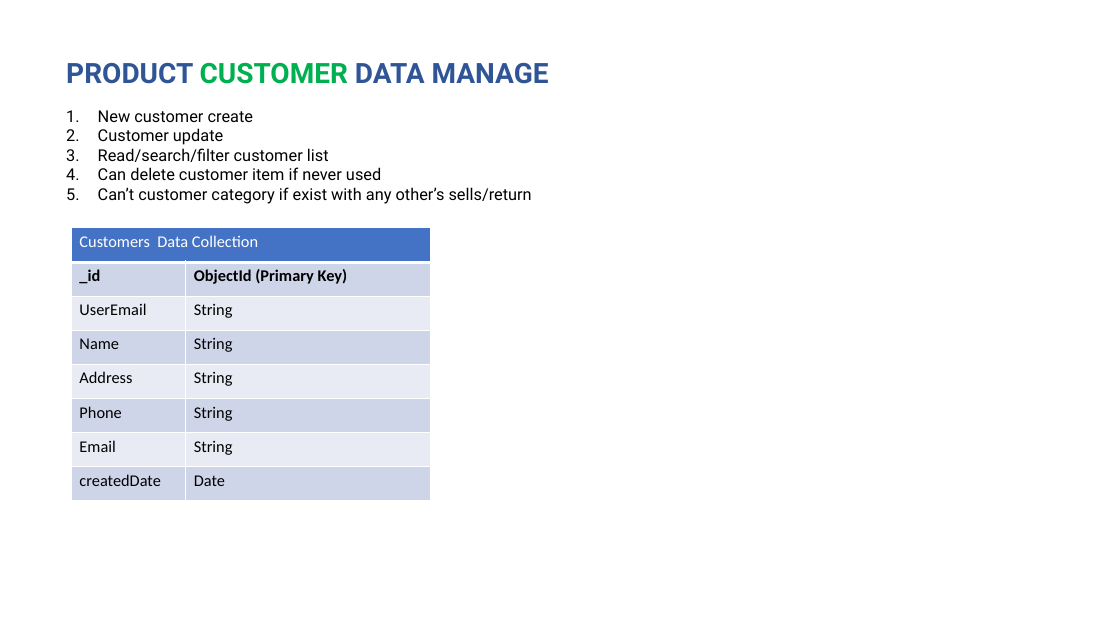
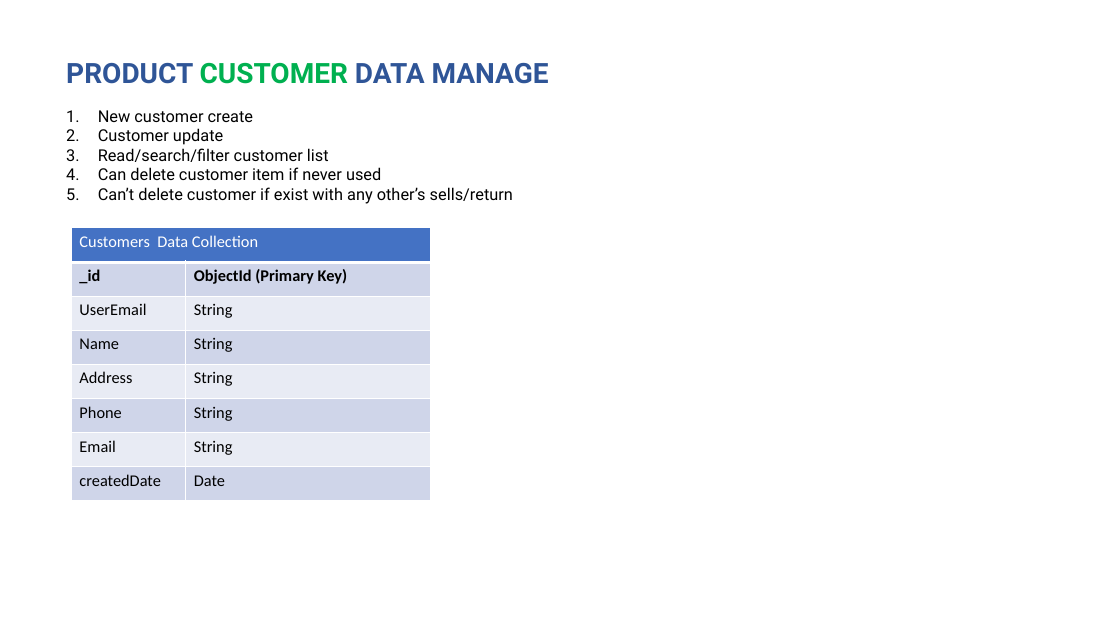
Before and after one commit to rupomsoft/MERN-STACK-Series, a slide deck: slide 12 of Inventory/PPT.pptx. Drawn at 1120x630 pixels with LibreOffice and Linux fonts; fonts in the diff are those of the drawing. Boxes give left, top, right and bottom in pixels: in the first picture for what was removed or moved away, otherwise in the second. Text is boxed around its words. In the diff, an @@ line names an element or a change of style, - is before the commit and + after.

```diff
--- a/Inventory/PPT.pptx
+++ b/Inventory/PPT.pptx
@@ text at (98,187,513,204): text changed @@
-5. Can’t customer category if exist with any other’s sells/return
+5. Can’t delete customer if exist with any other’s sells/return
```
Also in this commit, not shown: 3 other slides changed, 1 other file.
